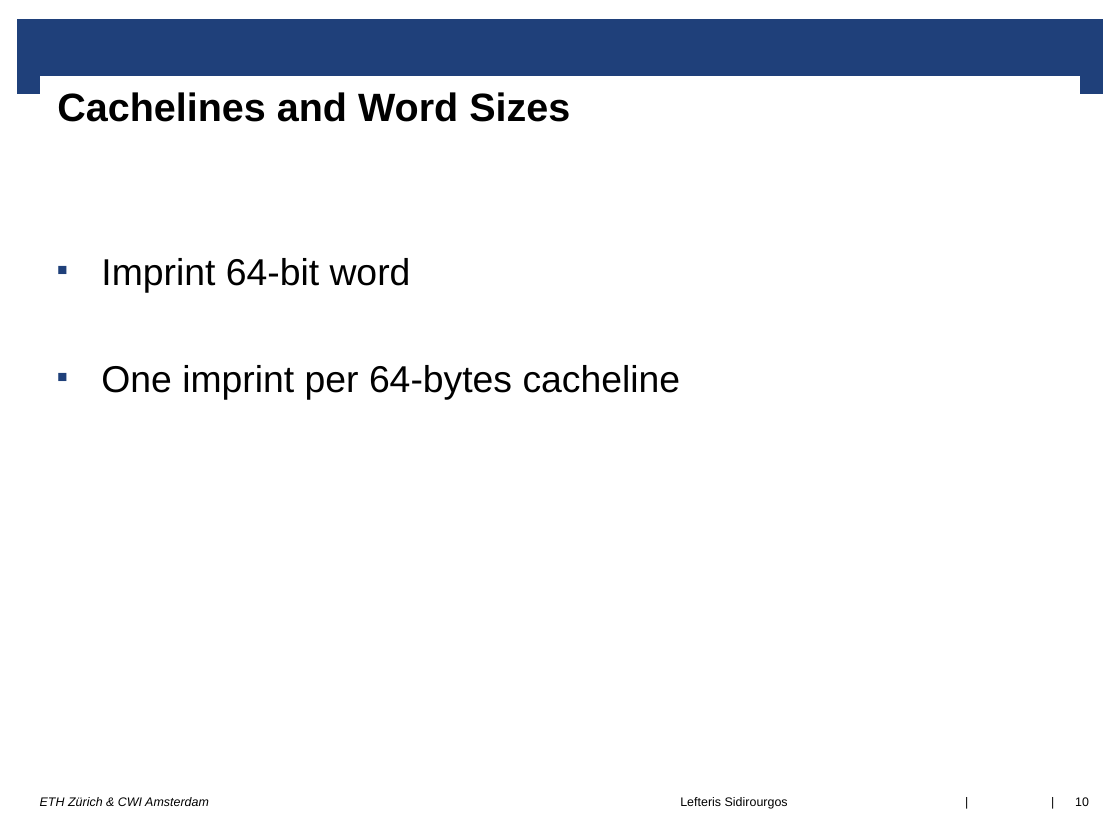
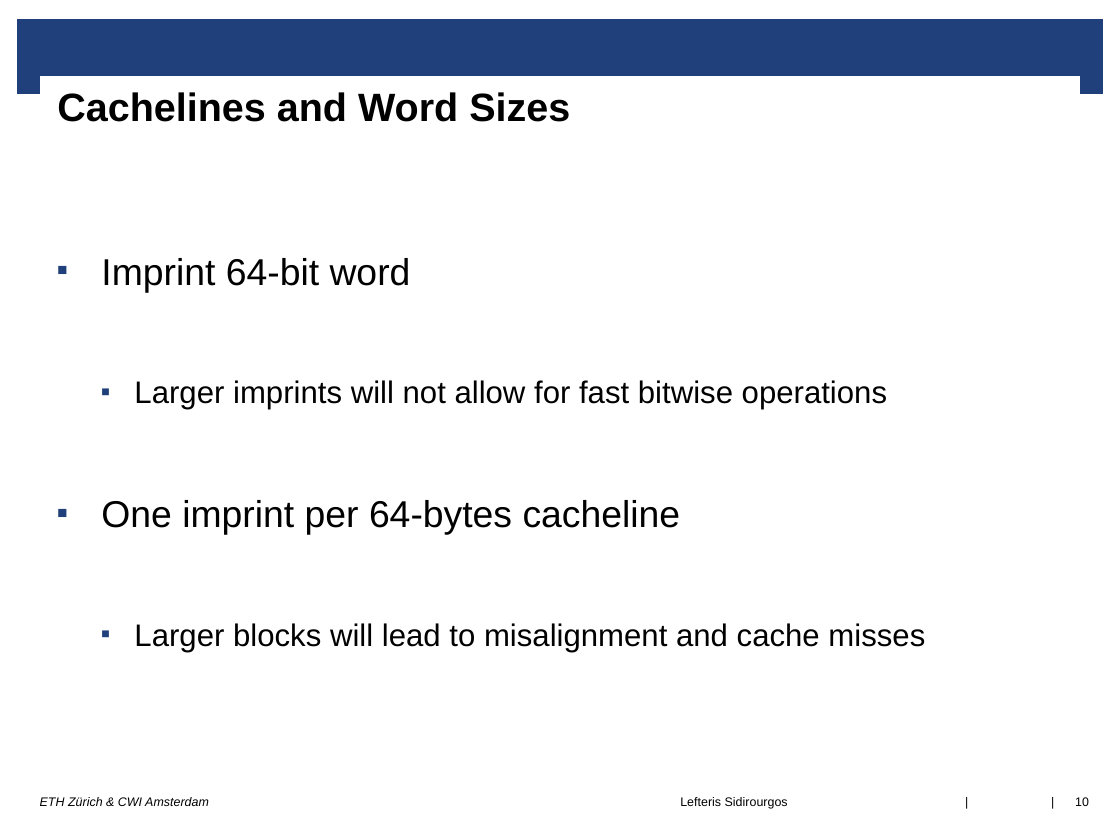
Before and after one commit to lsidir/imprints, a slide deck: slide 10 of DaMoN-paper/presentation/damon17.odp. Drawn at 1120x840 pixels with LibreOffice and Linux fonts; fonts in the diff are those of the drawing; background and template pictures are left out. Boxes give left, top, right and bottom in pixels: in the first picture for what was removed or moved away, otherwise in the second. Text is boxed around its words. In the diff, an @@ line names an element or a change of style, - is before the commit and + after.

Commit message:
presentation

```diff
--- a/DaMoN-paper/presentation/damon17.odp
+++ b/DaMoN-paper/presentation/damon17.odp
@@ text at <box>101,258,681,535</box>: more space between paragraphs @@
@@ text at <box>134,380,887,410</box>: paragraph added @@
+  ■ Larger imprints will not allow for fast bitwise operations
@@ text at <box>134,623,925,652</box>: paragraph added @@
+  ■ Larger blocks will lead to misalignment and cache misses
```
